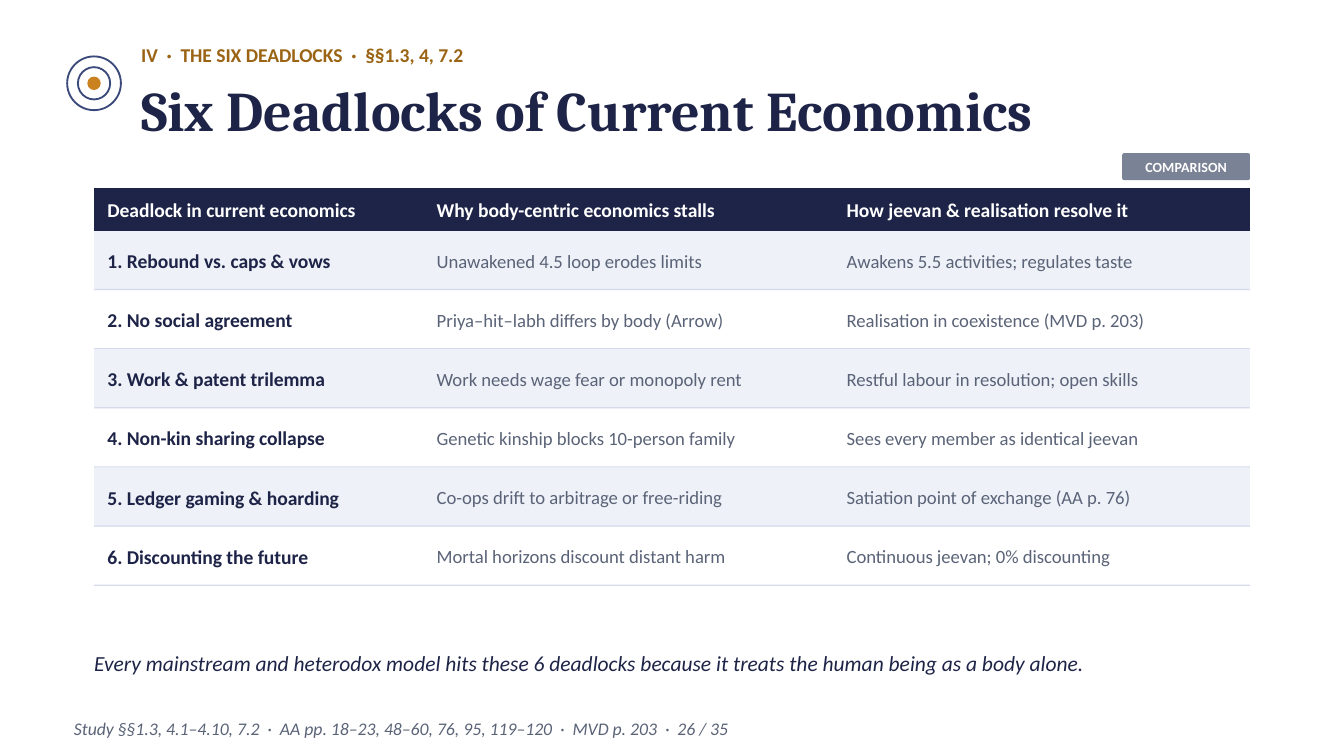
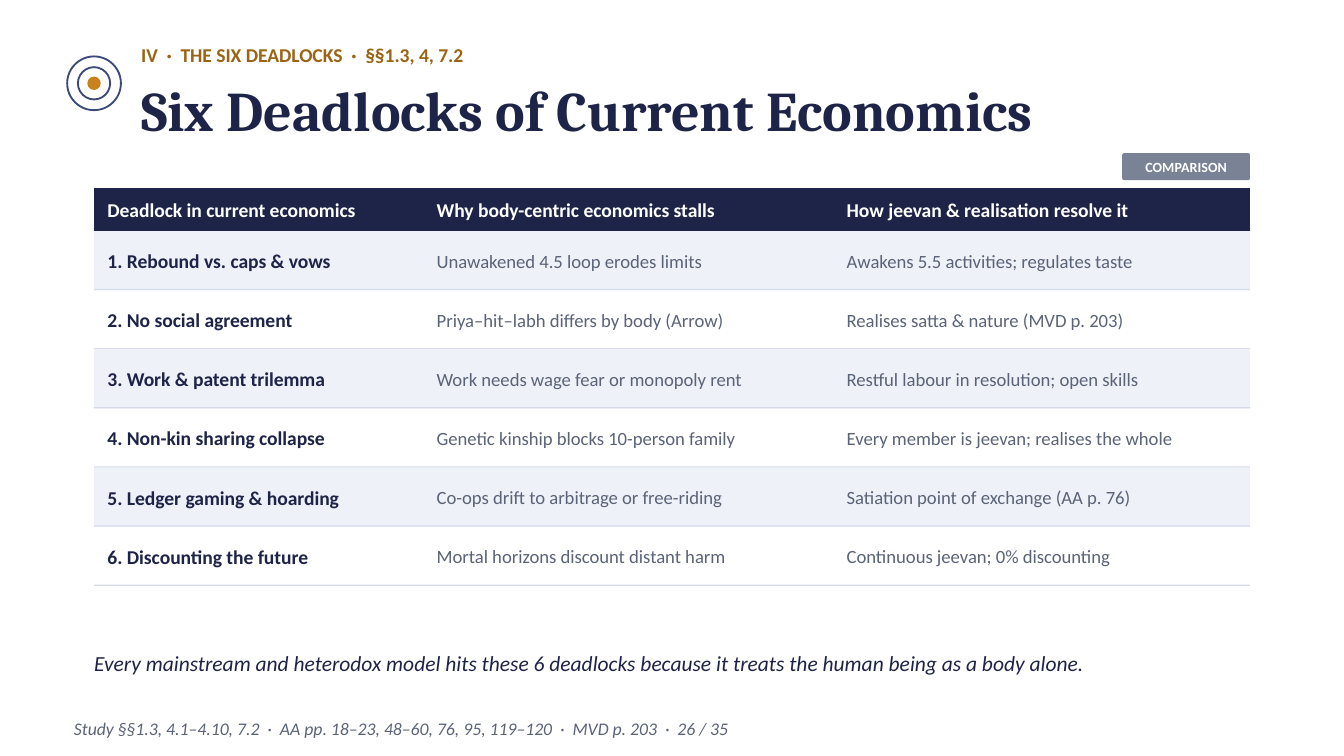
Before and after one commit to raghavamohan/AnalyticMadhyasthDarshan, a slide deck: slide 26 of Studies/Prosperity-Economics-And-Right-Use/Prosperity-Economics-And-Right-Use-Madhyasth-Darshan.pptx. Drawn at 1344x756 pixels with LibreOffice and Linux fonts; fonts in the diff are those of the drawing. Boxes give left, top, right and bottom in pixels: in the first picture for what was removed or moved away, otherwise in the second. Text is boxed around its words. In the diff, an @@ line names an element or a change of style, - is before the commit and + after.

Commit message:
Clarify jeevan realisation in satta and nature as a whole across study and decks

```diff
--- a/Studies/Prosperity-Economics-And-Right-Use/Prosperity-Economics-And-Right-Use-Madhyasth-Darshan.pptx
+++ b/Studies/Prosperity-Economics-And-Right-Use/Prosperity-Economics-And-Right-Use-Madhyasth-Darshan.pptx
@@ text at (847,313,1123,330): text changed @@
-Realisation in coexistence (MVD p. 203)
+Realises satta & nature (MVD p. 203)
@@ text at (847,432,1172,448): text changed @@
-Sees every member as identical jeevan
+Every member is jeevan; realises the whole
```
Also in this commit, not shown: 2 other slides changed, 14 other files.
